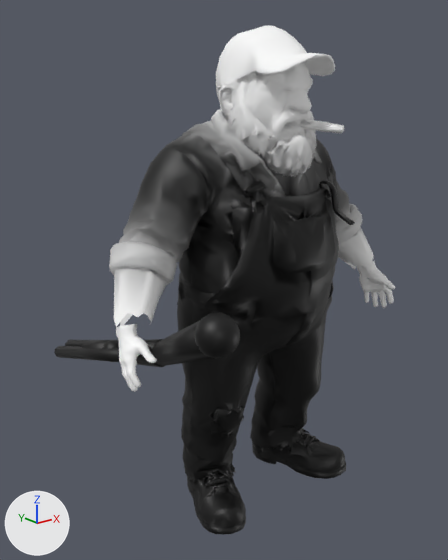
A saved change to the glTF model godot/assets3d/actors/billy.glb.
Camera for both pictures: a camera (50 mm lens) standing at (-1.399, -1.561, 1.466) and looking at (-0.07, 0.099, 0.801). Arrows for +X, +Y and +Z are at lower left; the lights stay in place. The picture after the commit comes second. Vertices at exactly the same position are counted once.

Names of what the first picture shows: 'billy', 'held_gear0'.
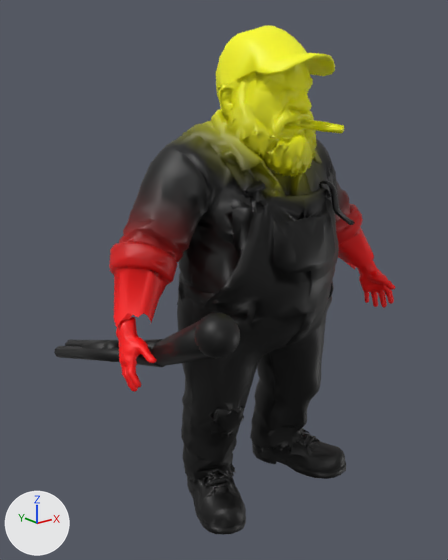
Pixel boxes (x1, y1, x2, y2) of what changed, in the pictures (448 x 560 px):
part 1 of me_mesh_0_001, recoloured (darker): (109, 25, 395, 391) in both

The change in detail:
me_mesh_0_001 has 6439 vertices, 12923 faces and spans x -0.6..0.61, y -0.29..0.25, z 0.0..1.64.
me_mesh_0_001 is used by ob_billy; location (0.0, 0.0, 0.0).
me_mesh_0_001 part 1: 7834 faces centred in x -0.6..0.61, y -0.29..0.24, z 0.6..1.64 are repainted in the vertex colours, in many colours.
